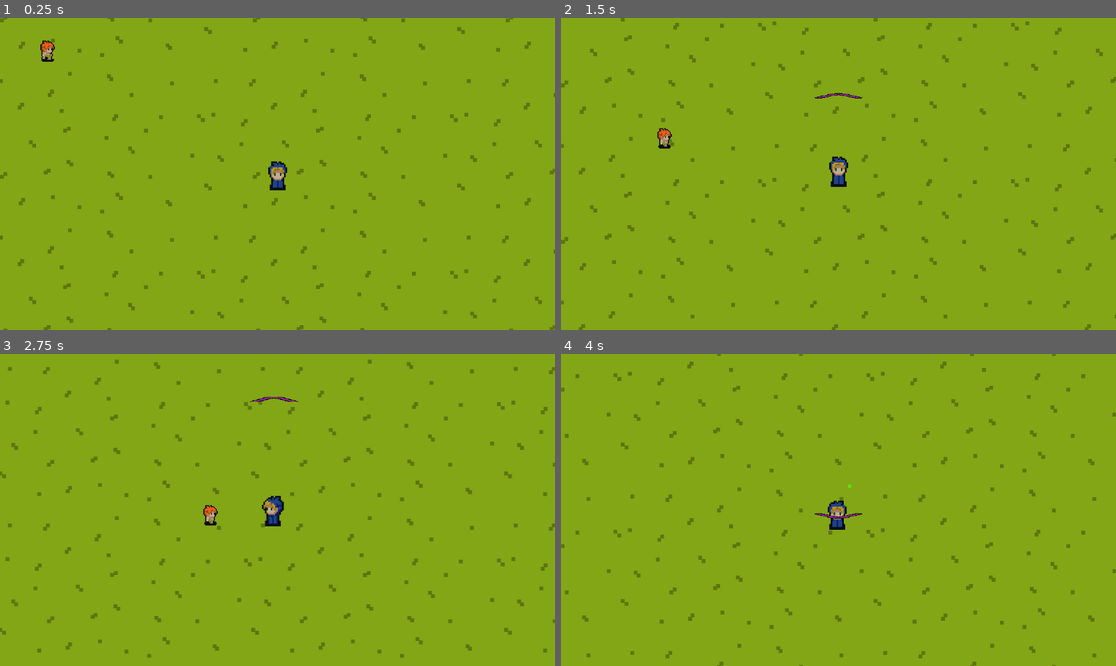
Above: before the commit, frames 1-4 (two rows, left to right).
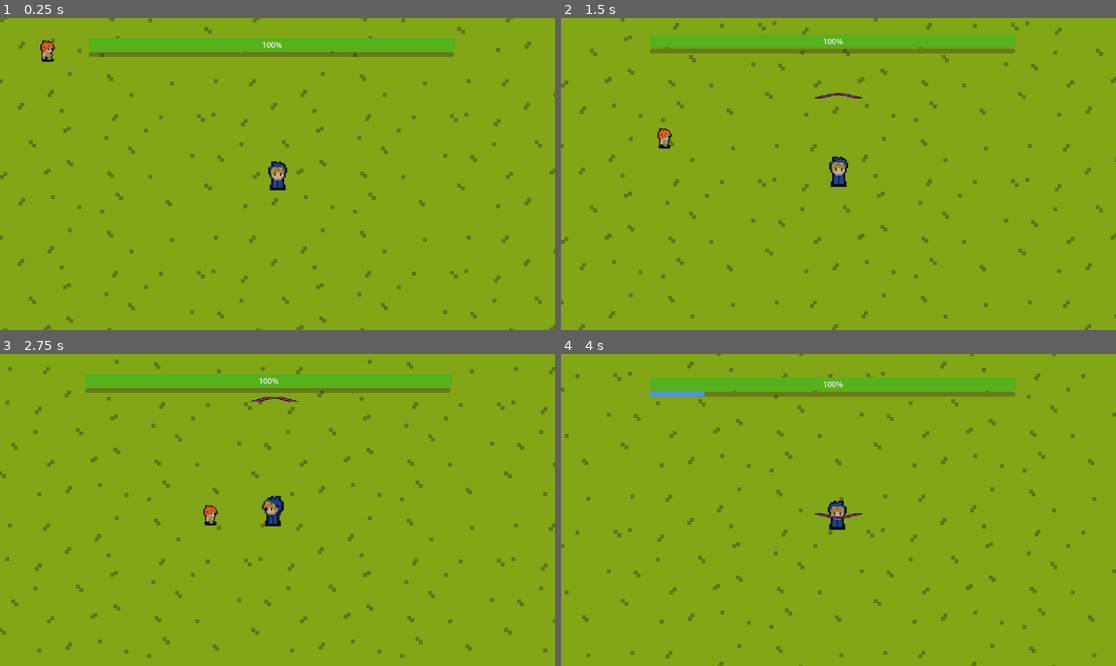
Above: after the commit, the same moments.

Repository: HendrickFS/TheRiseOfTheFool
Game: Godot game, scene res://world/world.tscn
Two runs of this game, one before a commit and one after it. Both use one fixed random seed, a clock stepped at 60 frames per second and the inputs below.
Inputs:
- Up to frame 1 (0.25 s): no input
- Up to frame 2 (1.5 s): hold Up (ui_up) from 0.53 s (still down)
- Up to frame 3 (2.75 s): release Up (ui_up) at 2.03 s; hold Left (ui_left) from 2.03 s (still down)
- Up to frame 4 (4 s): release Left (ui_left) at 3.53 s; hold Down (ui_down) from 3.53 s (still down)

The runs differ from the first frame. In frame 1, 3.8% of the frame differs, in the area x 16-82%, y 6-13%; in frame 2, 3.7%; in frame 3, 3.8%; in frame 4, 3.8%, in the area x 15-82%, y 7-43%.

Commit message:
life bar and experience bar

Diff:
--- a/enemy/chaser.gd
+++ b/enemy/chaser.gd
@@ -2,7 +2,8 @@
 
 @onready var player = get_node("/root/world/player")
 var speed = 100
-var damage = 50
+var damage = 10
+var exp_value = 15
 var exp = load("res://items/exp.tscn")
 @onready var _animated_sprite: AnimatedSprite2D = $Sprite2D
 
@@ -17,7 +18,8 @@
 	move_and_slide()
 	for i in get_slide_collision_count():
 		var collision = get_slide_collision(i)
-		collision.get_collider().damage(damage)
+		if(collision.get_collider().name == "player"):
+			collision.get_collider().damage(damage)
 
 	_animate_chaser()
 
@@ -32,6 +34,7 @@
 func death():
 	var exp_instance = exp.instantiate()
 	exp_instance.global_position = position
+	exp_instance.initialize(exp_value)
 	get_parent().add_child(exp_instance)
 	queue_free()
 
--- /dev/null
+++ b/items/exp.gd
@@ -0,0 +1,12 @@
+extends Area2D
+
+var exp_value = 0
+
+signal exp_obtained(exp_value)
+
+func initialize(value):
+	exp_value = value
+
+func _on_body_entered(body):
+	emit_signal("exp_obtained", exp_value)
+	queue_free()
--- a/items/exp.tscn
+++ b/items/exp.tscn
@@ -1,4 +1,6 @@
-[gd_scene load_steps=3 format=3 uid="uid://boqggvpftcgg5"]
+[gd_scene load_steps=4 format=3 uid="uid://boqggvpftcgg5"]
+
+[ext_resource type="Script" path="res://items/exp.gd" id="1_1niy4"]
 
 [sub_resource type="StyleBoxFlat" id="StyleBoxFlat_hwi1q"]
 bg_color = Color(0.368627, 0.901961, 0, 1)
@@ -10,7 +12,10 @@
 [sub_resource type="CircleShape2D" id="CircleShape2D_pw38y"]
 radius = 4.0
 
-[node name="exp" type="Area2D"]
+[node name="exp" type="Area2D" groups=["experience"]]
+collision_layer = 2
+collision_mask = 2
+script = ExtResource("1_1niy4")
 
 [node name="PanelContainer" type="PanelContainer" parent="."]
 anchors_preset = 15
@@ -26,3 +31,5 @@
 
 [node name="CollisionShape2D" type="CollisionShape2D" parent="."]
 shape = SubResource("CircleShape2D_pw38y")
+
+[connection signal="body_entered" from="." to="." method="_on_body_entered"]
--- a/player/player.gd
+++ b/player/player.gd
@@ -8,11 +8,13 @@
 
 var damage_timer = 1
 var damage_flag = false
+signal player_damage(value)
 
 var life = 100
 var experience = 0
 var level = 0
 var required_level = 100 * (1.5)**level #100 é o custo base para passar nivel, a cada nivel o custo do nivel anterior ira ser multiplicado por 1.5
+signal experience_obtained(exp_value)
 
 @onready var _animated_sprite: AnimatedSprite2D = $Sprite2D
 
@@ -33,6 +35,10 @@
 		damage_timer-=delta
 		if(damage_timer<=0):
 			damage_flag = false
+
+	var group_members = get_tree().get_nodes_in_group("experience")
+	for emitter in group_members:
+		emitter.connect("exp_obtained", get_experience)
 
 
 	velocity = input * speed
@@ -57,8 +63,16 @@
 		life -= damage_value
 		damage_flag = true
 		damage_timer = 1
+		emit_signal("player_damage", damage_value)
 		if(life <= 0):
 			gameover()
 
 func gameover():
 	get_tree().change_scene_to_file("res://interface/game_over.tscn")
+
+func get_experience(exp_value):
+	experience+=exp_value
+	emit_signal("experience_obtained", experience)
+
+func level_up():
+	pass
--- a/player/player.tscn
+++ b/player/player.tscn
@@ -66,7 +66,7 @@
 [sub_resource type="RectangleShape2D" id="RectangleShape2D_n2n8a"]
 size = Vector2(39, 63)
 
-[node name="player" type="CharacterBody2D"]
+[node name="player" type="CharacterBody2D" groups=["player"]]
 texture_filter = 1
 collision_layer = 2
 collision_mask = 5
--- /dev/null
+++ b/player/player_experience.gd
@@ -0,0 +1,9 @@
+extends ProgressBar
+
+func _process(delta):
+	var group_members = get_tree().get_nodes_in_group("player")
+	for emitter in group_members:
+		emitter.connect("experience_obtained", experience_increase)
+
+func experience_increase(exp_value):
+	value = exp_value
--- /dev/null
+++ b/player/player_experience.tscn
@@ -0,0 +1,15 @@
+[gd_scene load_steps=3 format=3 uid="uid://dt1rnijwp4318"]
+
+[ext_resource type="Script" path="res://player/player_experience.gd" id="1_3dub2"]
+
+[sub_resource type="StyleBoxFlat" id="StyleBoxFlat_cjpif"]
+bg_color = Color(0.270588, 0.6, 0.905882, 1)
+
+[node name="player_experience" type="ProgressBar"]
+offset_left = -379.0
+offset_top = -3.0
+offset_right = 380.0
+offset_bottom = 7.0
+theme_override_styles/fill = SubResource("StyleBoxFlat_cjpif")
+show_percentage = false
+script = ExtResource("1_3dub2")
--- /dev/null
+++ b/player/player_life.gd
@@ -0,0 +1,9 @@
+extends ProgressBar
+
+func _process(delta):
+	var group_members = get_tree().get_nodes_in_group("player")
+	for emitter in group_members:
+		emitter.connect("player_damage", life_depleted)
+
+func life_depleted(damage_value):
+	value -= damage_value
--- /dev/null
+++ b/player/player_life.tscn
@@ -0,0 +1,15 @@
+[gd_scene load_steps=3 format=3 uid="uid://baaoy7sdytdch"]
+
+[ext_resource type="Script" path="res://player/player_life.gd" id="1_1tjue"]
+
+[sub_resource type="StyleBoxFlat" id="StyleBoxFlat_gcxjx"]
+bg_color = Color(0.337255, 0.698039, 0.109804, 1)
+
+[node name="PlayerLife" type="ProgressBar"]
+offset_left = -601.0
+offset_top = -14.0
+offset_right = 599.0
+offset_bottom = 13.0
+theme_override_styles/fill = SubResource("StyleBoxFlat_gcxjx")
+value = 100.0
+script = ExtResource("1_1tjue")
--- a/world/world.tscn
+++ b/world/world.tscn
@@ -6,6 +6,8 @@
 [ext_resource type="PackedScene" uid="uid://c5sgcn4tdk74a" path="res://enemy/chaser.tscn" id="2_fhk4u"]
 [ext_resource type="Texture2D" uid="uid://cep1l61n5dmgf" path="res://world/assets/Arvore.png" id="2_x4sv4"]
 [ext_resource type="AudioStream" uid="uid://d41w6fclmsg6" path="res://future.ogg" id="4_oiw56"]
+[ext_resource type="PackedScene" uid="uid://dt1rnijwp4318" path="res://player/player_experience.tscn" id="5_nn8u4"]
+[ext_resource type="PackedScene" uid="uid://baaoy7sdytdch" path="res://player/player_life.tscn" id="6_w0xnf"]
 
 [sub_resource type="TileSetAtlasSource" id="TileSetAtlasSource_gbl4b"]
 texture = ExtResource("2_x4sv4")
@@ -73,6 +75,18 @@
 position_smoothing_enabled = true
 position_smoothing_speed = 15.0
 
+[node name="player_experience" parent="player/Camera2D" instance=ExtResource("5_nn8u4")]
+offset_left = -392.0
+offset_top = -253.0
+offset_right = 367.0
+offset_bottom = -243.0
+
+[node name="PlayerLife" parent="player/Camera2D" instance=ExtResource("6_w0xnf")]
+offset_left = -391.0
+offset_top = -282.0
+offset_right = 368.0
+offset_bottom = -255.0
+
 [node name="chaser" parent="." instance=ExtResource("2_fhk4u")]
 position = Vector2(42, 49)
 
Not shown: 1 places in world/world.tscn that only renumber resources
